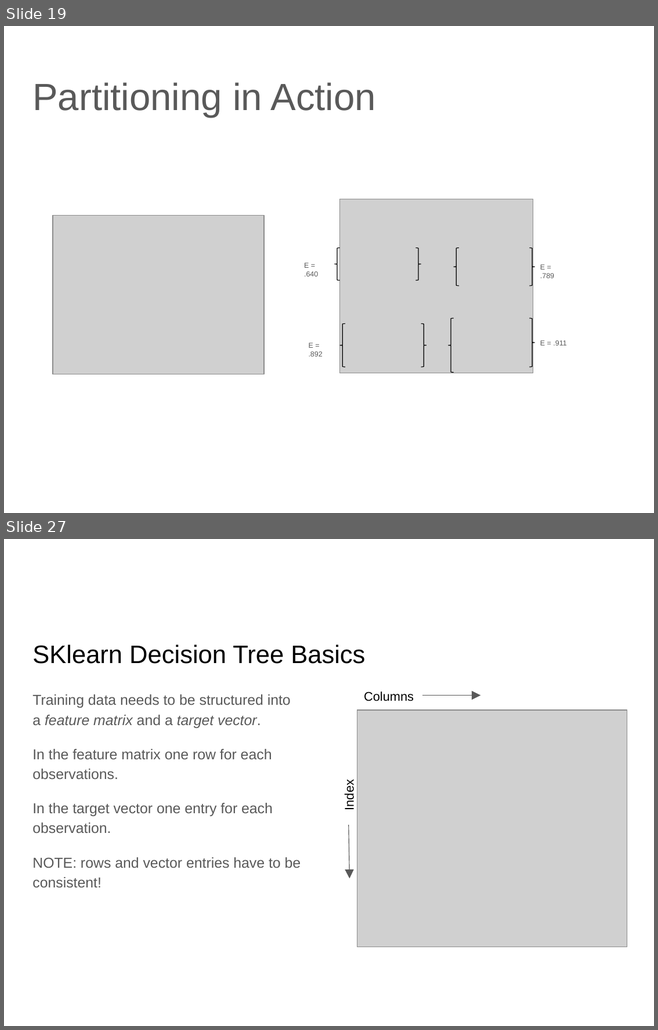
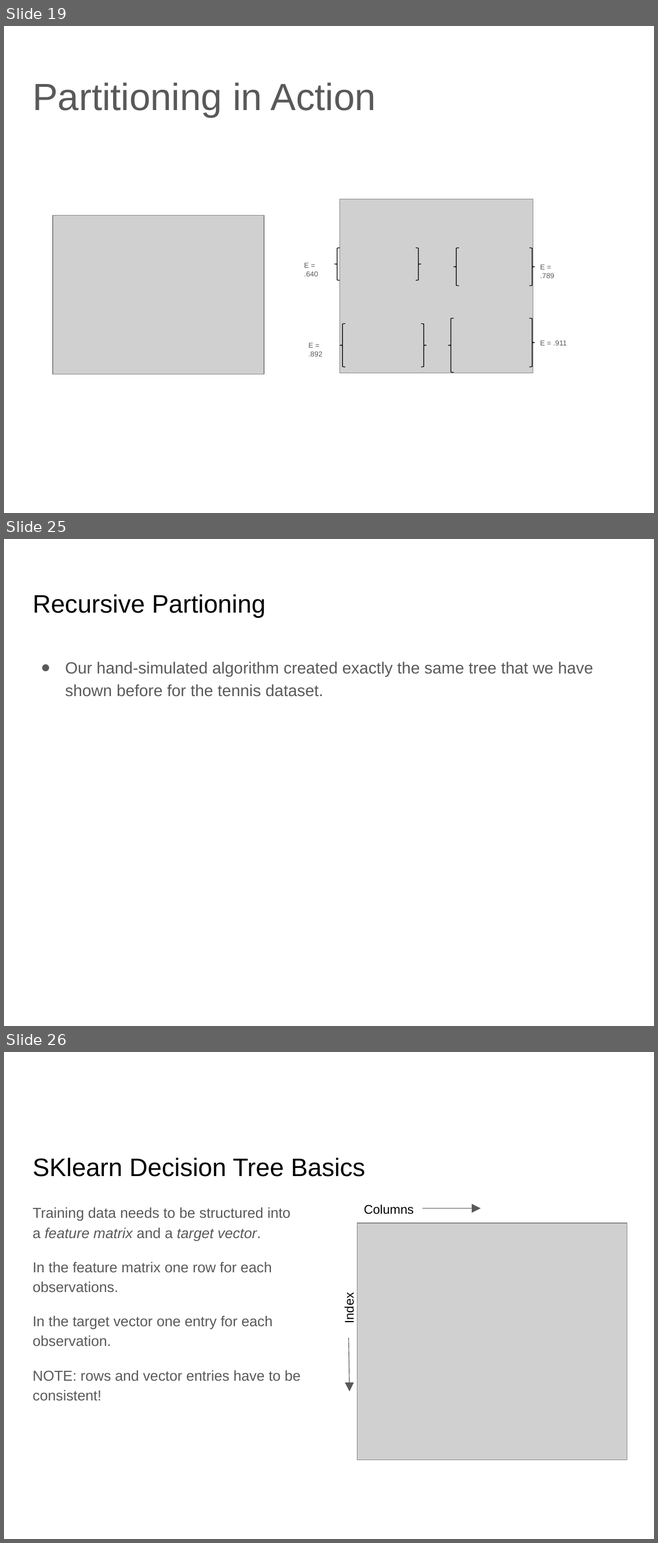
Before and after one commit to lutzhamel/CSC310, a slide deck: notes/06-machine-learning-basics-1.pptx. Shown one above the other, each under a label of ours: slides 19 and 27 before the commit, slides 19, 25 and 26 after it; the slides between them are not shown. The pictures are 658x1030 and 658x1543 pixels, drawn with LibreOffice and Linux fonts; fonts in the diff are those of the drawing; grey boxes stand for pictures. Boxes give left, top, right and bottom in pixels: in the first picture for what was removed or moved away, otherwise in the second. Text is boxed around its words. In the diff, an @@ line names an element or a change of style, - is before the commit and + after.

```diff
--- a/notes/06-machine-learning-basics-1.pptx
+++ b/notes/06-machine-learning-basics-1.pptx
@@ slide 25 added at (x1=4, y1=539, x2=654, y2=1026), background #FFFFFF @@
@@ title added at (x1=32, y1=594, x2=266, y2=618), 28 pt, text #000000 @@
+Recursive Partioning
@@ text added at (x1=65, y1=661, x2=593, y2=697), 18 pt, text #595959 @@
+● Our hand-simulated algorithm created exactly the same tree that we have shown before for the tennis dataset.
@@ what was slide 27 is now slide 26 @@
```
Also in this commit, not shown: 4 slides changed, 1 other slide added, 3 slides removed, 10 other files.
